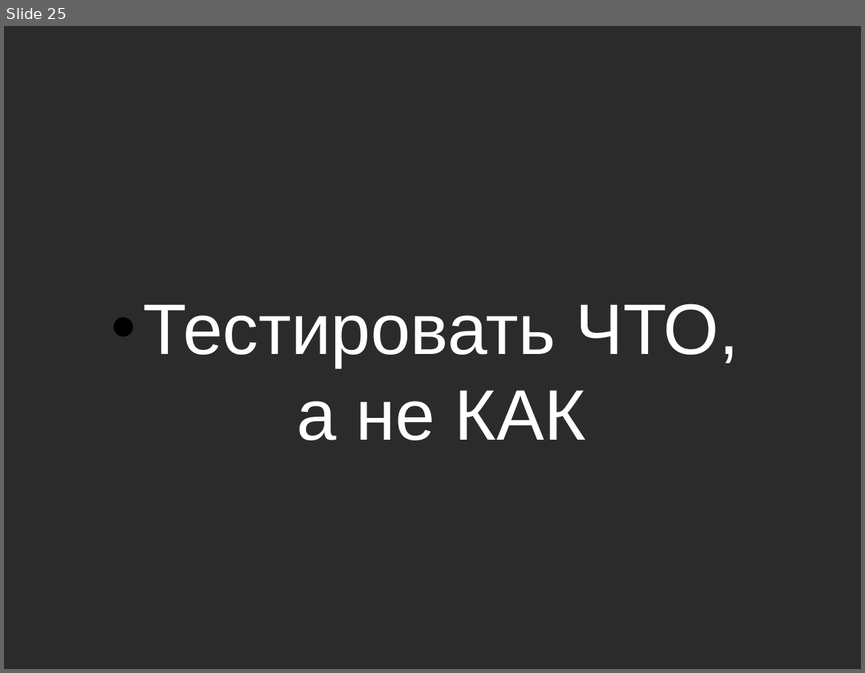
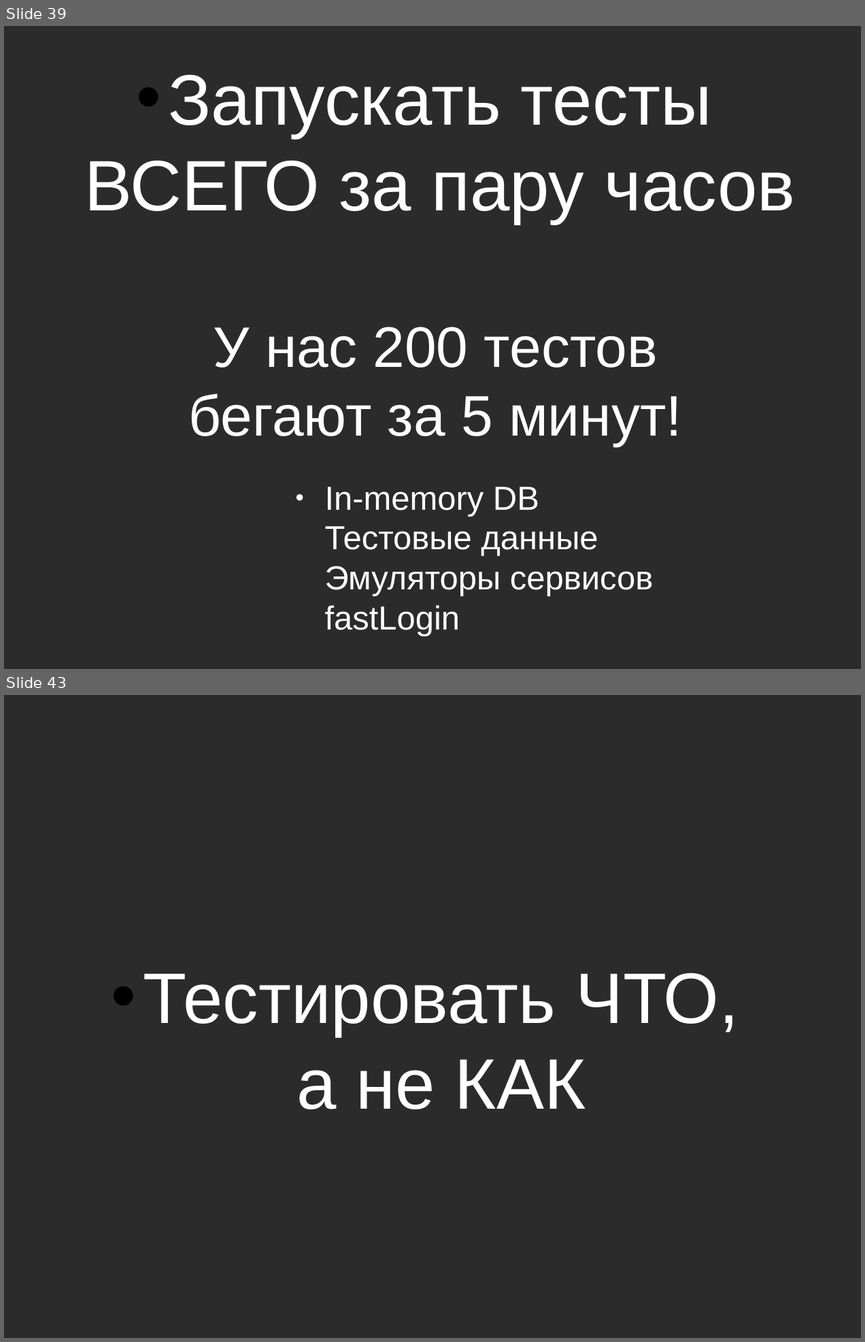
Before and after one commit to asolntsev/presentations, a slide deck: ui-tests/the_fast_and_the_continuous.seleniumcamp2014.odp. Shown one above the other, each under a label of ours: slide 25 before the commit, slides 39 and 43 after it; the slides between them are not shown. The pictures are 865x673 and 865x1342 pixels, drawn with LibreOffice and Linux fonts; fonts in the diff are those of the drawing; background and template pictures are left out; a plain dark background stands for a picture behind light text. Boxes give left, top, right and bottom in pixels: in the first picture for what was removed or moved away, otherwise in the second. Text is boxed around its words. In the diff, an @@ line names an element or a change of style, - is before the commit and + after.

```diff
--- a/ui-tests/the_fast_and_the_continuous.seleniumcamp2014.odp
+++ b/ui-tests/the_fast_and_the_continuous.seleniumcamp2014.odp
@@ slide 39 added at (4, 26, 861, 669), background picture (left out) @@
@@ text added at (85, 74, 795, 224), 60 pt, text #FFFFFF @@
+• Запускать тесты
+  ВСЕГО за пару часов
@@ title added at (189, 327, 682, 446), 48 pt, text #FFFFFF @@
+У нас 200 тестов
+бегают за 5 минут!
@@ title added at (325, 486, 653, 636), 28 pt, text #FFFFFF @@
+● In-memory DB
+  Тестовые данные
+  Эмуляторы сервисов
+  fastLogin
@@ what was slide 25 is now slide 43 @@
```
Also in this commit, not shown: 6 slides changed, 21 other slides added, 3 slides removed.
